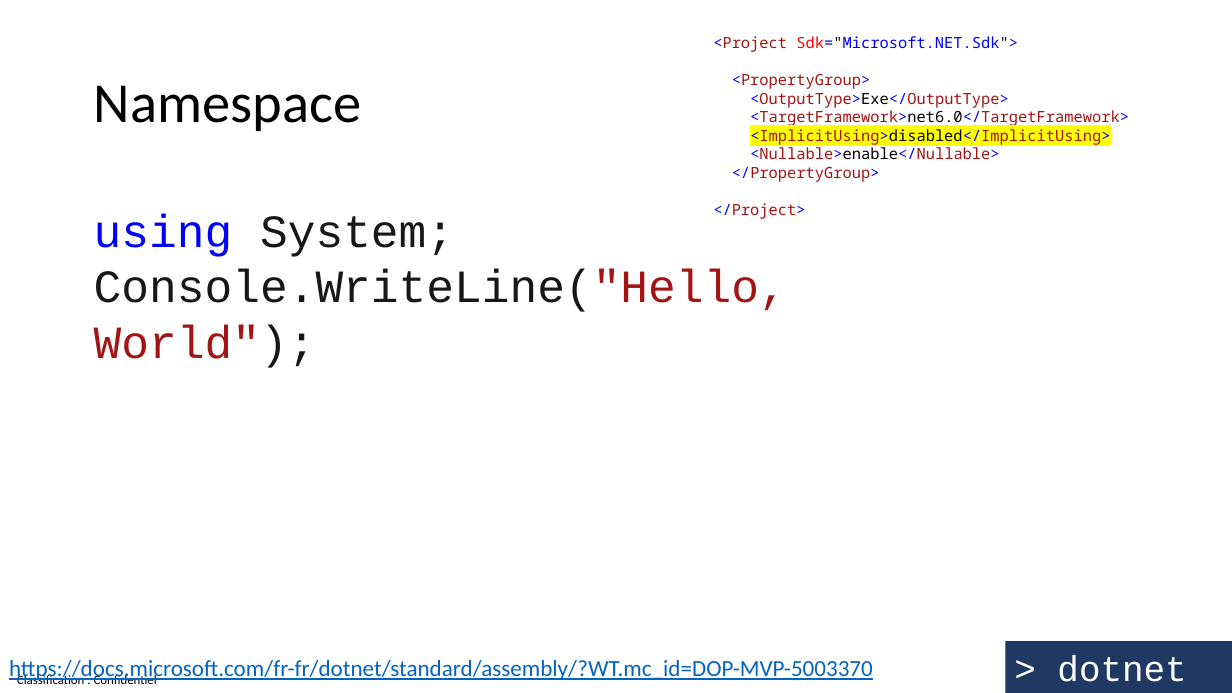
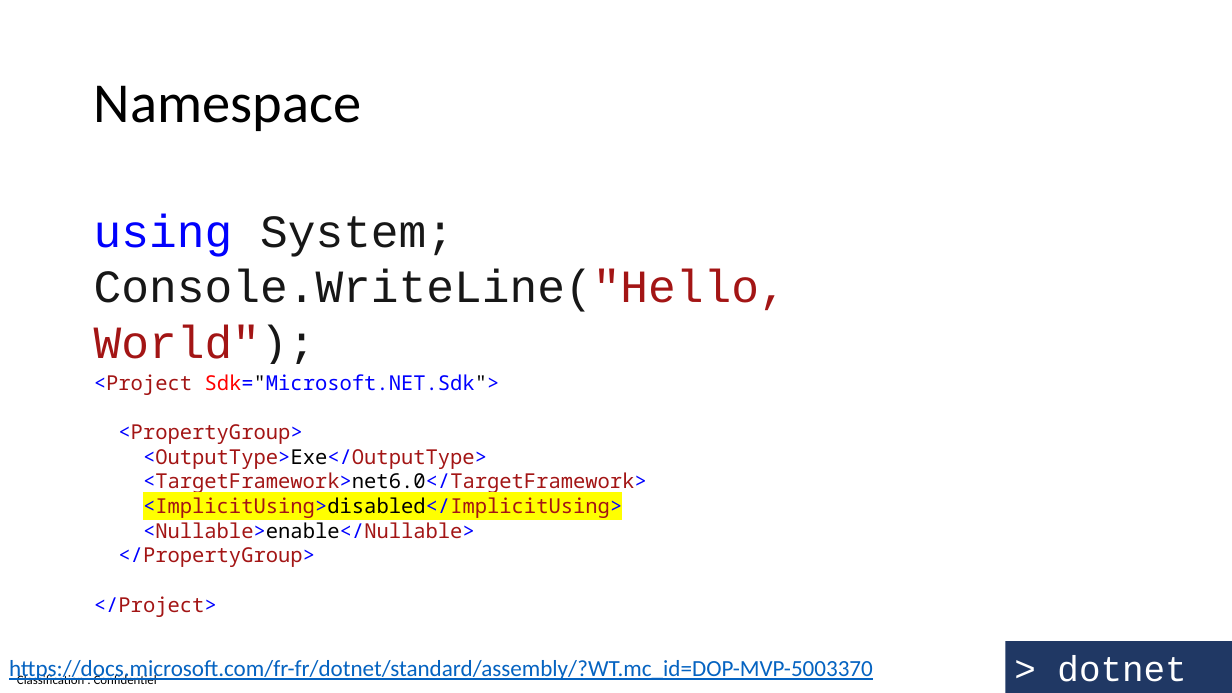
Before and after one commit to guillaume-chervet/course.dotnet, a slide deck: slide 51 of documentations/dotnet8.pptx. Drawn at 1232x693 pixels with LibreOffice and Linux fonts; fonts in the diff are those of the drawing. Boxes give left, top, right and bottom in pixels: in the first picture for what was removed or moved away, otherwise in the second. Text is boxed around its words. In the diff, an @@ line names an element or a change of style, - is before the commit and + after.

```diff
--- a/documentations/dotnet8.pptx
+++ b/documentations/dotnet8.pptx
@@ text "<Project Sdk="Microsoft.NET.Sdk">" moved from (x1=713, y1=36, x2=1129, y2=219) to (x1=94, y1=374, x2=647, y2=617) @@
@@ text "<Project Sdk="Microsoft.NET.Sdk">" at (x1=94, y1=374, x2=647, y2=617): size 12 to 16 pt @@
```
Also in this commit, not shown: 11 other slides changed.
